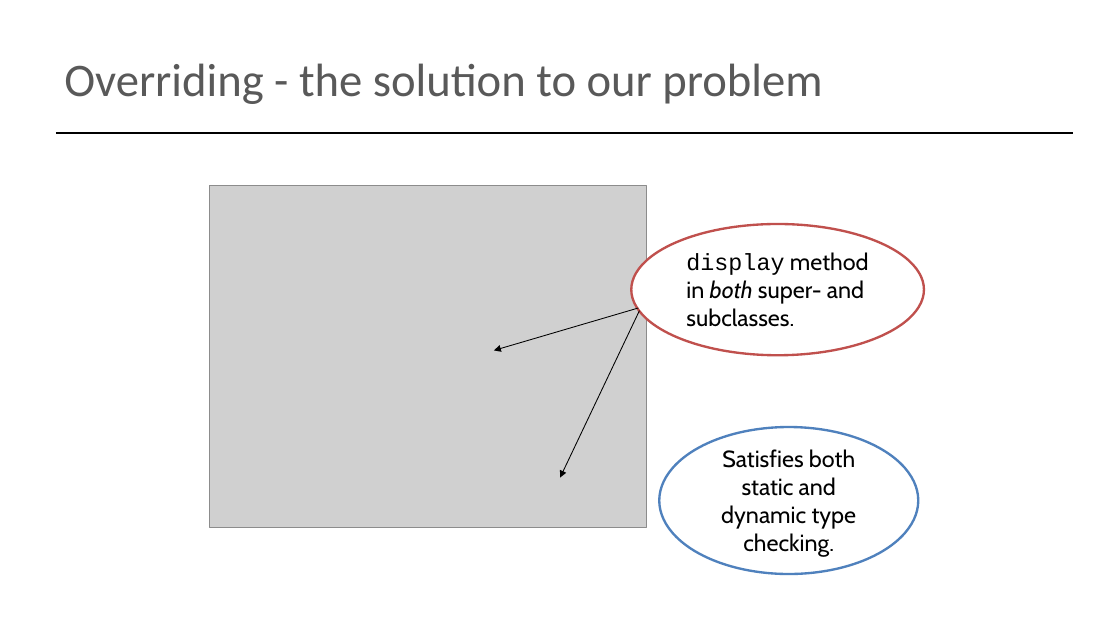
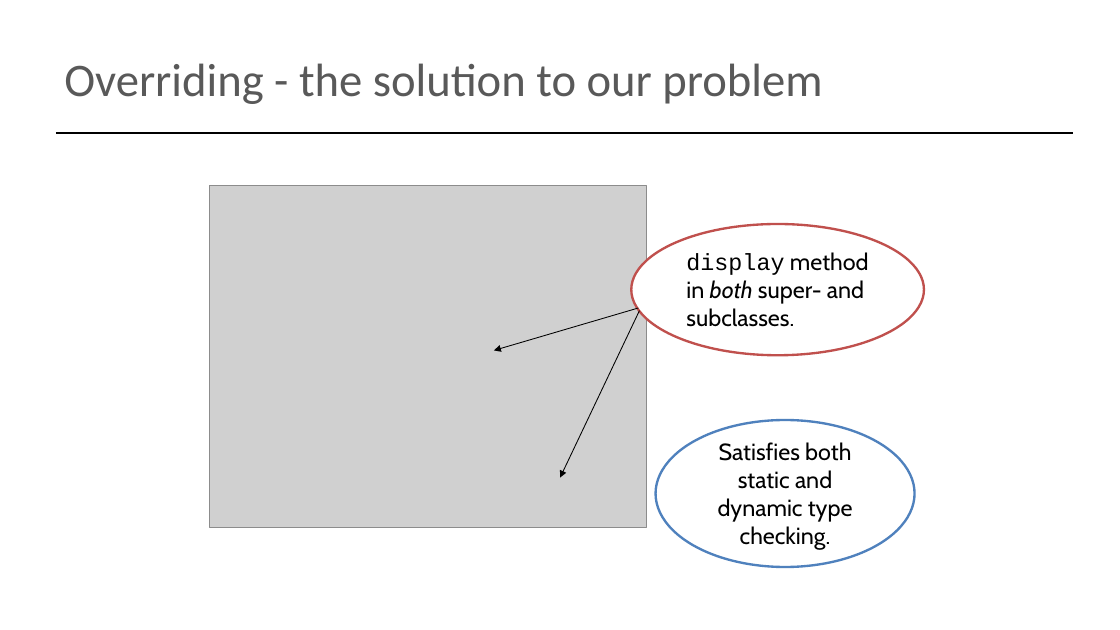
Before and after one commit to Programming-Fundamentals-SETU/prog-fund-2-jan-26, a slide deck: slide 16 of topic09-polymorphism-abstraction/unit-09a-lectures/talk-1-polymorphism/b-exploring-polymorphism.pptx. Drawn at 1120x630 pixels with LibreOffice and Linux fonts; fonts in the diff are those of the drawing; grey boxes stand for pictures. Boxes give left, top, right and bottom in pixels: in the first picture for what was removed or moved away, otherwise in the second. Text is boxed around its words. In the diff, an @@ line names an element or a change of style, - is before the commit and + after.

```diff
--- a/topic09-polymorphism-abstraction/unit-09a-lectures/talk-1-polymorphism/b-exploring-polymorphism.pptx
+++ b/topic09-polymorphism-abstraction/unit-09a-lectures/talk-1-polymorphism/b-exploring-polymorphism.pptx
@@ ellipse "Satisfies both static and dynamic ...": place and size @@
-ellipse "Satisfies both static and dynamic ..." at <box>660,427,918,574</box>
+ellipse "Satisfies both static and dynamic ..." at <box>655,420,914,567</box>
```
Also in this commit, not shown: 1 other file.
